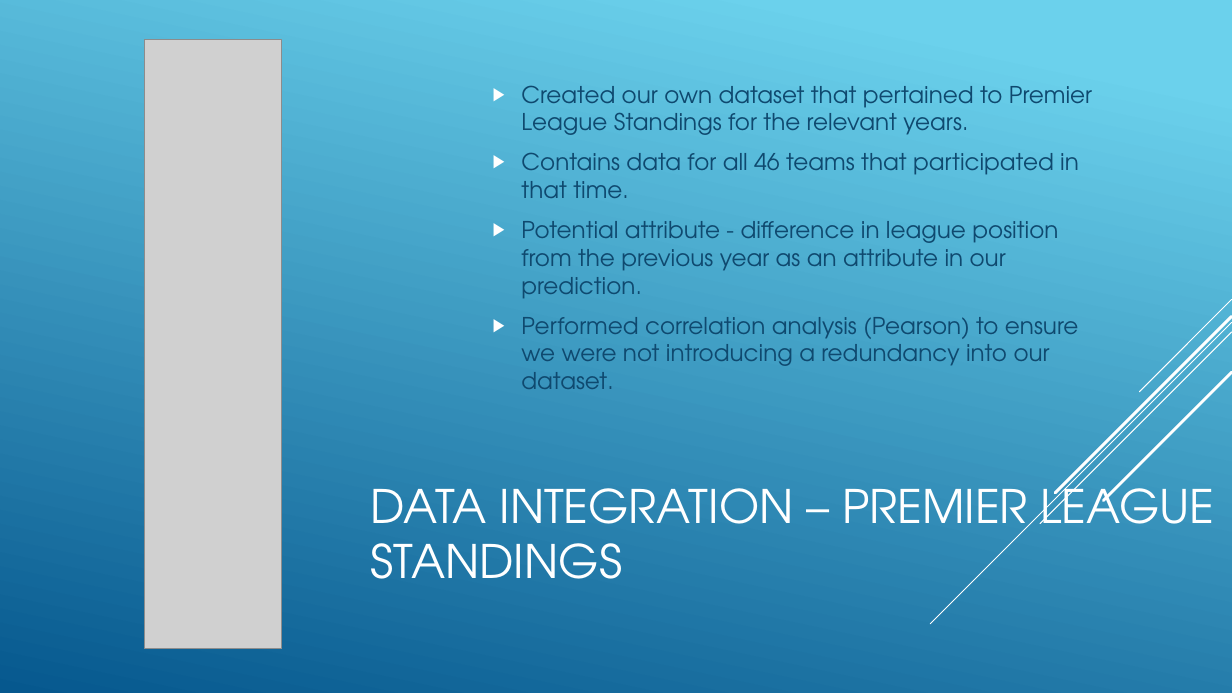
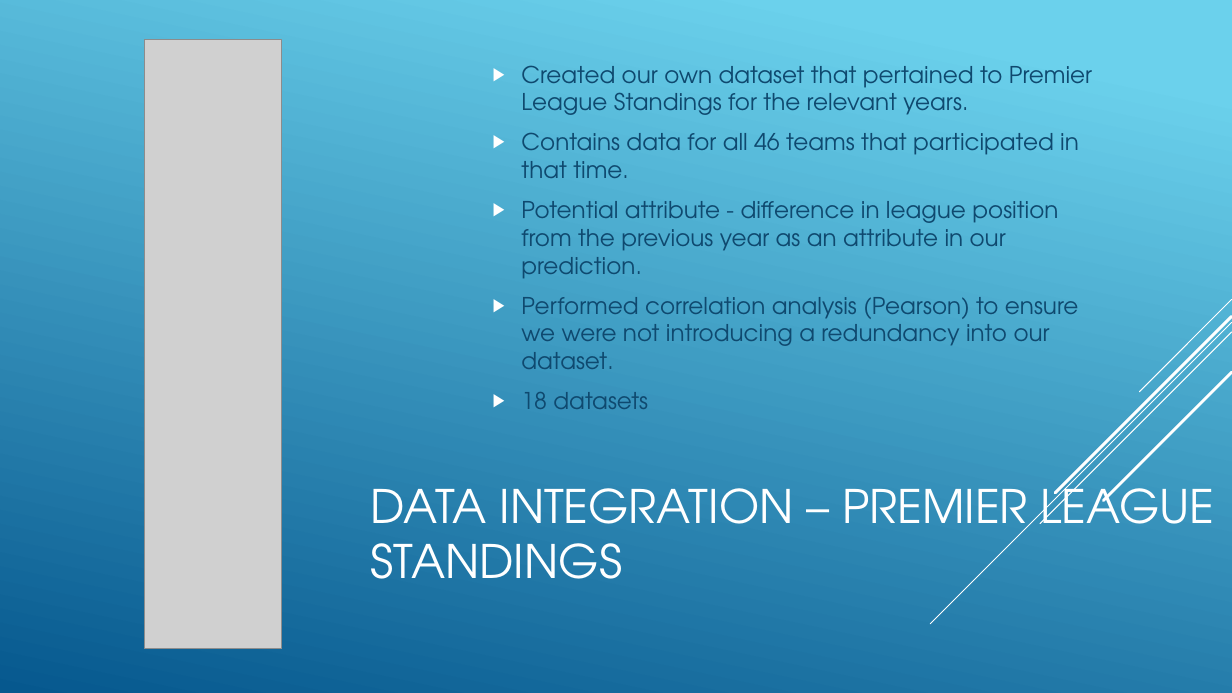
Before and after one commit to russell-brady/data-mining, a slide deck: slide 9 of Documents/WorkshopGroup40.pptx (slide 8 before the commit). Drawn at 1232x693 pixels with LibreOffice and Linux fonts; fonts in the diff are those of the drawing; grey boxes stand for pictures. Boxes give left, top, right and bottom in pixels: in the first picture for what was removed or moved away, otherwise in the second. Text is boxed around its words. In the diff, an @@ line names an element or a change of style, - is before the commit and + after.

```diff
--- a/Documents/WorkshopGroup40.pptx
+++ b/Documents/WorkshopGroup40.pptx
@@ text at (521,392,648,409): paragraph added @@
+  ▶ 18 datasets
```
Also in this commit, not shown: 4 other slides changed, 1 slide added, 10 other files.
